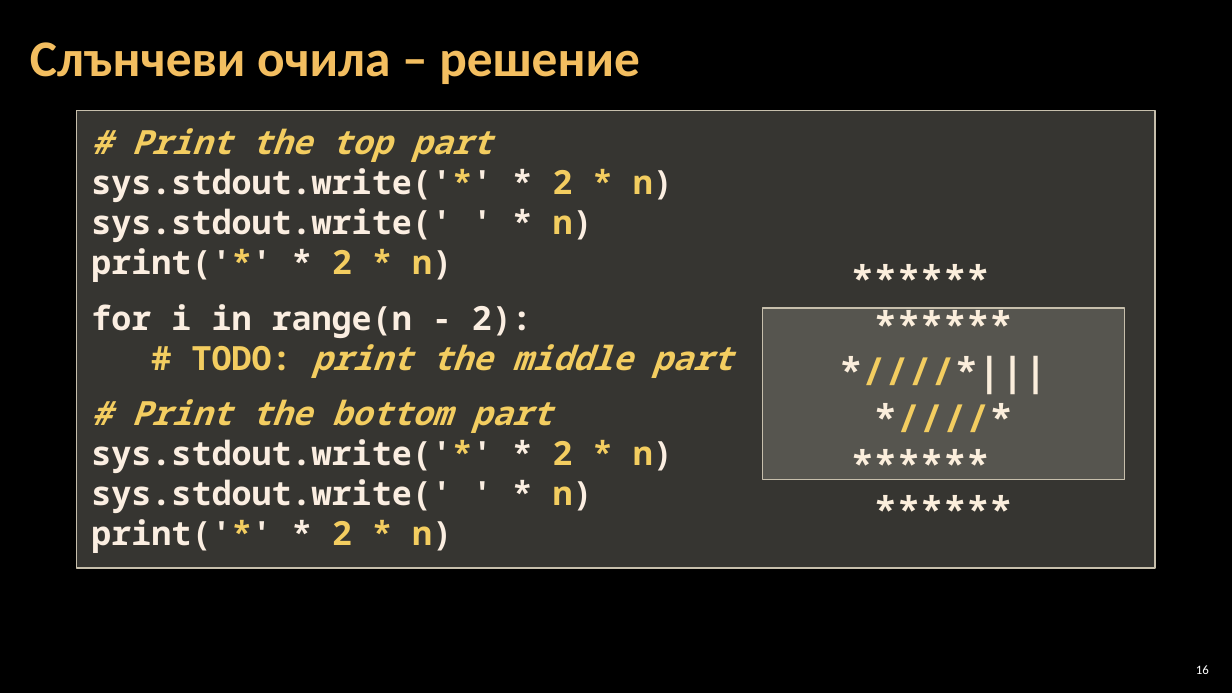
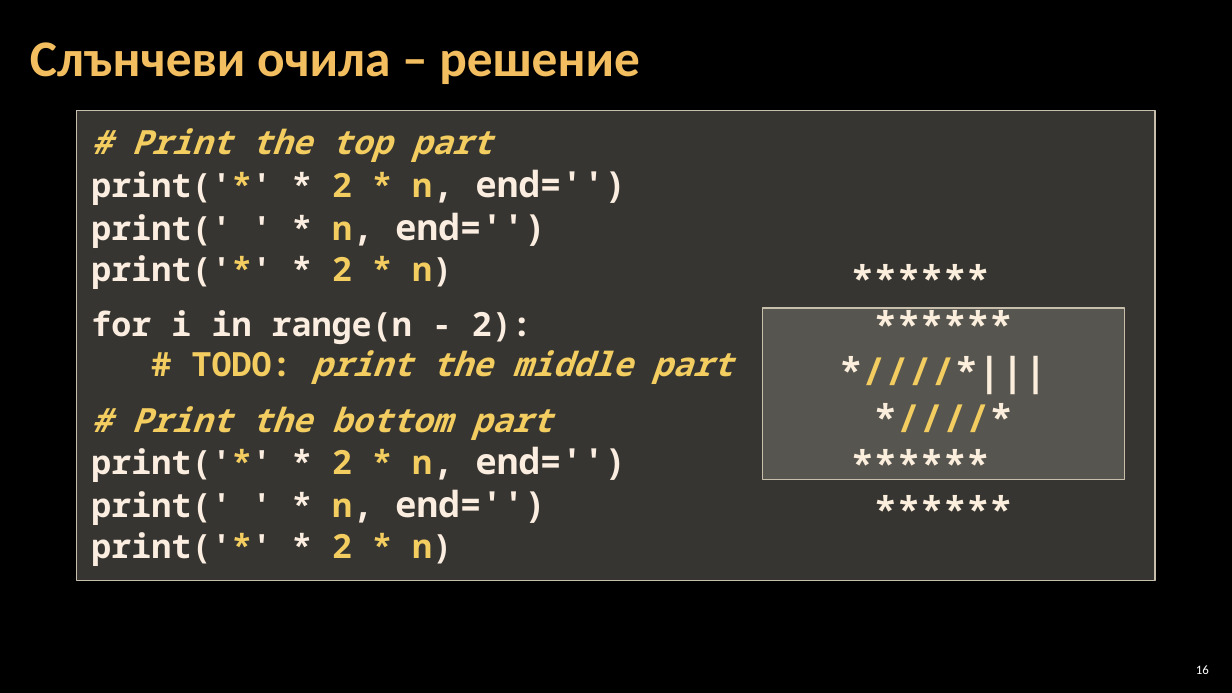
Before and after one commit to Software-University/Python-Basics, a slide deck: slide 16 of Python/6. Drawing-with-Loops/6. Drawing-with-Loops.pptx. Drawn at 1232x693 pixels with LibreOffice and Linux fonts; fonts in the diff are those of the drawing; background and template pictures are left out. Boxes give left, top, right and bottom in pixels: in the first picture for what was removed or moved away, otherwise in the second. Text is boxed around its words. In the diff, an @@ line names an element or a change of style, - is before the commit and + after.

```diff
--- a/Python/6. Drawing-with-Loops/6. Drawing-with-Loops.pptx
+++ b/Python/6. Drawing-with-Loops/6. Drawing-with-Loops.pptx
@@ rectangle "# Print the top part": place and size @@
-rectangle "# Print the top part" at [77,111,1155,568]
+rectangle "# Print the top part" at [77,111,1155,581]
@@ text in rectangle at [91,169,626,248]: text changed @@
-sys.stdout.write('*' * 2 * n)
-sys.stdout.write(' ' * n)
+print('*' * 2 * n, end='')
+print(' ' * n, end='')
@@ text in rectangle at [91,446,626,525]: text changed @@
-sys.stdout.write('*' * 2 * n)
-sys.stdout.write(' ' * n)
+print('*' * 2 * n, end='')
+print(' ' * n, end='')
```
Also in this commit, not shown: 11 other slides changed, 12 other files.
